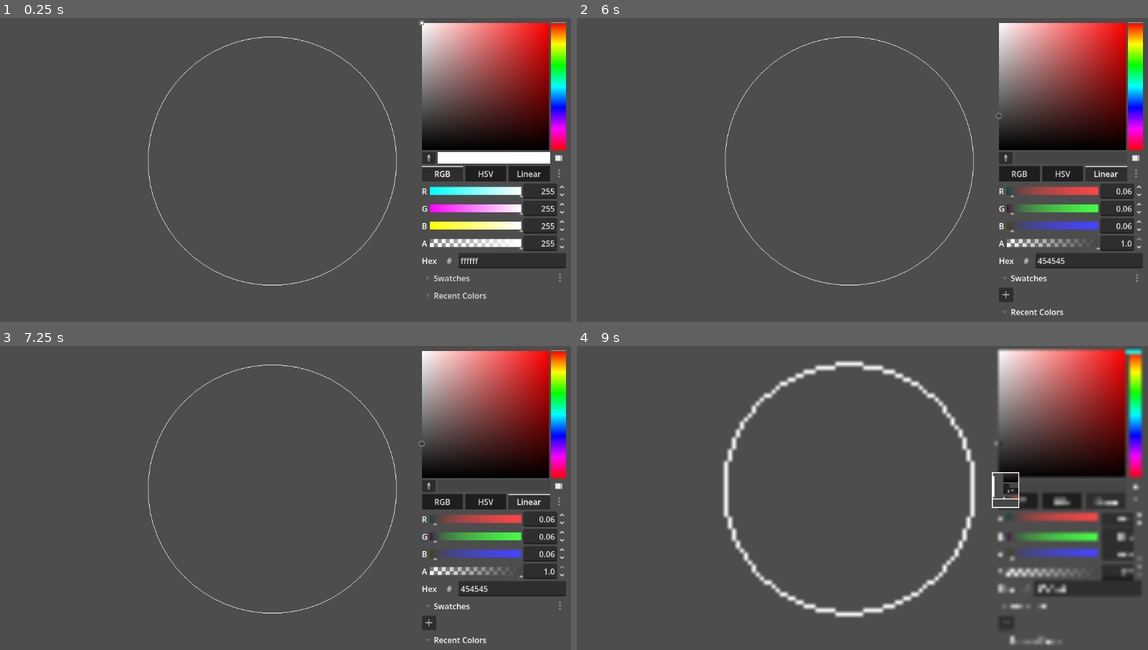
Above: before the commit, frames 1-4 (two rows, left to right).
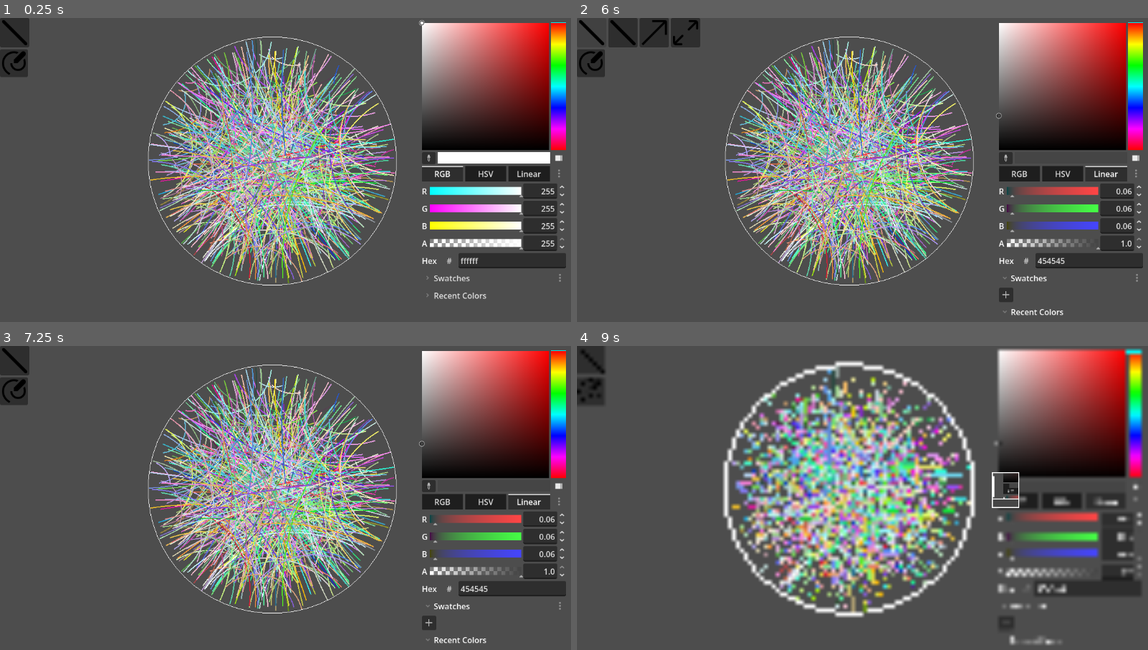
Above: after the commit, the same moments.

Repository: abalidoth/hyper-scribble
Game: Godot game, scene res://main_screen.tscn
Same seed, same stepped clock (60 frames per second), same inputs: the game is played once before the commit and once after it.
Inputs (mouse positions are in pixels of both pictures, inside the frame that each line leads up to):
- Up to frame 1 (0.25 s): no input
- Up to frame 2 (6 s): click (1005, 157) at 0.5 s; click "RGB" at 1.25 s; click "HSV" at 2 s; click "Linear" at 2.75 s; click "#" at 3.5 s; click "Swatches" at 4.25 s; click "Recent Colors" at 5 s; click (594, 33) at 5.77 s
- Up to frame 3 (7.25 s): click (45, 361) at 6.52 s
- Up to frame 4 (9 s): click (588, 391) at 7.27 s; click (622, 391) at 8.02 s; click (1005, 485) at 8.75 s

The runs differ from the first frame. In frame 1, 19% of the frame differs, in the area x 0-70%, y 0-88%; in frame 2, 20%; in frame 3, 19%; in frame 4, 21%, in the area x 0-70%, y 0-89%.

Commit message:
overload _init()

Diff:
--- a/geometry_manager.gd
+++ b/geometry_manager.gd
@@ -26,7 +26,7 @@
 
 func screen_vec_to_complex(pos: Vector2) -> MathUtils.complex:
 	var p: Vector2 = (pos - position)/screen_radius
-	return MathUtils.complex.new_complex(p.x,p.y)
+	return MathUtils.complex.new(p.x,p.y)
 
 func complex_to_screen_vec(z: MathUtils.complex) -> Vector2:
 	return z.to_vec2()*screen_radius + position
@@ -34,7 +34,7 @@
 func get_cache_complex(indices : Array[int]) -> Array[MathUtils.complex]:
 	var out : Array[MathUtils.complex] = []
 	for i in indices:
-		out.append(MathUtils.complex.new_complex(
+		out.append(MathUtils.complex.new(
 				cache_pool_r[i],
 				cache_pool_i[i]
 			))
@@ -48,9 +48,9 @@
 		var n_i = true_pool_n_i[idx]
 		var d_r = true_pool_d_r[idx]
 		var d_i = true_pool_d_i[idx]
-		var n = MathUtils.complex.new_complex(n_r, n_i)
-		var d = MathUtils.complex.new_complex(d_r, d_i)
-		var h = MathUtils.hom_complex.new_hom(n,d)
+		var n = MathUtils.complex.new(n_r, n_i)
+		var d = MathUtils.complex.new(d_r, d_i)
+		var h = MathUtils.hom_complex.new(n,d)
 		var new_h = current_view.apply_to_hom(h)
 		var new_z = new_h.eval()
 		cache_pool_r.append(new_z.real)
@@ -236,16 +236,16 @@
 func random_point() -> MathUtils.complex:
 	var theta = randf()* TAU
 	var r = sqrt(randf())
-	return MathUtils.complex.new_complex(r*cos(theta), r*sin(theta))
+	return MathUtils.complex.new(r*cos(theta), r*sin(theta))
 
 func _ready() -> void:
 	pass
-	#for i in range(20):
-		#create_segment(
-			#random_point(),
-			#random_point(),
-			#Color(sqrt(randf()),sqrt(randf()),sqrt(randf()))
-		#)
+	for i in range(500):
+		create_segment(
+			random_point(),
+			random_point(),
+			Color(sqrt(randf()),sqrt(randf()),sqrt(randf()))
+		)
 
 
 func _on_main_screen_draw_event(type: String, screen_loc: Vector2) -> void:
--- a/main_screen.tscn
+++ b/main_screen.tscn
@@ -2,6 +2,7 @@
 
 [ext_resource type="Script" uid="uid://bnknc6d04oex2" path="res://main_screen.gd" id="1_tjn2e"]
 [ext_resource type="PackedScene" uid="uid://15515o31pjxr" path="res://geometry_manager.tscn" id="2_w0p2i"]
+[ext_resource type="PackedScene" uid="uid://vmtni5lwh5x7" path="res://tool_bar.tscn" id="3_7a4el"]
 
 [node name="MainScreen" type="Node2D" unique_id=543593682]
 script = ExtResource("1_tjn2e")
@@ -23,6 +24,8 @@
 offset_bottom = 613.0
 edit_intensity = false
 
+[node name="ToolBar" parent="." unique_id=1949241864 instance=ExtResource("3_7a4el")]
+
 [connection signal="begin_pan" from="." to="GeometryManager" method="_on_main_screen_begin_pan"]
 [connection signal="cancel_pan" from="." to="GeometryManager" method="_on_main_screen_cancel_pan"]
 [connection signal="draw_event" from="." to="GeometryManager" method="_on_main_screen_draw_event"]
--- a/math-utils.gd
+++ b/math-utils.gd
@@ -4,43 +4,43 @@
 	var real: float
 	var imag: float
 
-	static func new_complex(a: float, b: float) -> complex:
-		var z = complex.new()
-		z.real = a
-		z.imag = b
-		return z
+	func _init(a:float, b:float):
+		real = a
+		imag = b
+
 
 	static func one() -> complex:
-		return new_complex(1,0)
+		return complex.new(1,0)
 
 	static func zero() -> complex:
-		return new_complex(0,0)
+		return complex.new(0,0)
 
 	func _to_string() -> String:
 		if imag >= 0:
 			return "%.3f + %.3fi"%[real, imag]
 		else:
 			return "%.3f - %.3fi"%[real, -imag]
+
 	func conj() -> complex:
-		return new_complex(real, -imag)
+		return complex.new(real, -imag)
 
 	func neg() -> complex:
-		return new_complex(-real, -imag)
+		return complex.new(-real, -imag)
 
 	func add(z: complex) -> complex:
-		return new_complex(real + z.real, imag + z.imag)
+		return complex.new(real + z.real, imag + z.imag)
 
 	func sub(z: complex) -> complex:
 		return add(z.neg())
 
 	func mul(z: complex) -> complex:
-		return new_complex(real*z.real - imag*z.imag, real*z.imag + imag*z.real)
+		return complex.new(real*z.real - imag*z.imag, real*z.imag + imag*z.real)
 
 	func norm_sqr() -> float:
 		return real*real + imag*imag
 
 	func scale(l: float) -> complex:
-		return new_complex(real*l, imag*l)
+		return complex.new(real*l, imag*l)
 
 	func div(z:complex) -> complex:
 		var n = 1/z.norm_sqr()
@@ -57,20 +57,20 @@
 	var num: complex
 	var den: complex
 
-	static func new_hom(num: complex, den:complex) -> hom_complex:
-		var h = hom_complex.new()
-		h.num = num
-		h.den = den
-		return h
+	func _init(num_: complex, den_:complex):
+		num = num_
+		den = den_
+
+
 
 	static func from_complex(z:complex) -> hom_complex:
-		return new_hom(z,complex.one())
+		return hom_complex.new(z,complex.one())
 
 	func eval() -> complex:
 		return num.div(den)
 
 	func rescale(l: complex) -> hom_complex:
-		return new_hom(num.mul(l), den.mul(l))
+		return hom_complex.new(num.mul(l), den.mul(l))
 
 class mobius:
 
@@ -79,16 +79,15 @@
 	var c: complex
 	var d: complex
 
-	static func new_mobius(a:complex, b:complex, c:complex, d:complex) -> mobius:
-		var m = mobius.new()
-		m.a = a
-		m.b = b
-		m.c = c
-		m.d = d
-		return m
+	func _init(a_:complex, b_:complex, c_:complex, d_:complex):
+		a=a_
+		b=b_
+		c=c_
+		d=d_
+
 
 	static func id() -> mobius:
-		return new_mobius(
+		return mobius.new(
 			complex.one(),
 			complex.zero(),
 			complex.zero(),
@@ -98,10 +97,10 @@
 	func _to_string() -> String:
 		return "(%s)z + (%s)\n--------\n(%s)z + (%s)"%[a,b,c,d]
 	func scale(l: complex) -> mobius:
-		return new_mobius(a.mul(l), b.mul(l), c.mul(l), d.mul(l))
+		return mobius.new(a.mul(l), b.mul(l), c.mul(l), d.mul(l))
 
 	func apply_to_hom(z:hom_complex) -> hom_complex:
-		return hom_complex.new_hom(
+		return hom_complex.new(
 			a.mul(z.num).add(b.mul(z.den)),
 			c.mul(z.num).add(d.mul(z.den))
 		)
@@ -110,10 +109,10 @@
 		return a.mul(z).add(b).div(c.mul(z).add(d))
 
 	func invert() -> mobius:
-		return new_mobius(d, b.neg(), c.neg(), a)
+		return mobius.new(d, b.neg(), c.neg(), a)
 
 	func compose(m: mobius) -> mobius:
-		return new_mobius(
+		return mobius.new(
 			a.mul(m.a).add(b.mul(m.c)),
 			a.mul(m.b).add(b.mul(m.d)),
 			c.mul(m.a).add(d.mul(m.c)),
@@ -121,7 +120,7 @@
 		)
 
 func center_translation(z:complex) -> mobius:
-	return mobius.new_mobius(complex.one(), z, z.conj(), complex.one())
+	return mobius.new(complex.one(), z, z.conj(), complex.one())
 
 func geodesic_translation(start:complex, end:complex) -> mobius:
 	var beta: complex = center_translation(start.neg()).apply_to_complex(end)
@@ -144,7 +143,7 @@
 	var center_x = (-sv*mv.real + mv.imag + su*mu.real - mu.imag) / (su - sv)
 	var center_y = su*center_x - su*mu.real + mu.imag
 
-	return complex.new_complex(center_x, center_y)
+	return complex.new(center_x, center_y)
 
 #func disk_to_screen(z: Vector2, screen_center: Vector2, radius: float):
 	#return z*radius + screen_center
--- a/tool_bar.tscn
+++ b/tool_bar.tscn
@@ -7,6 +7,8 @@
 [ext_resource type="Texture2D" uid="uid://bml2scjkr8tbm" path="res://Assets/pen-swirl.svg" id="5_feg01"]
 [ext_resource type="Texture2D" uid="uid://cgylj58xmwe3n" path="res://Assets/draw-polygon.svg" id="6_cc52e"]
 
+[sub_resource type="Theme" id="Theme_feg01"]
+
 [node name="ToolBar" type="Control" unique_id=1949241864]
 layout_mode = 3
 anchors_preset = 15
@@ -14,6 +16,7 @@
 anchor_bottom = 1.0
 grow_horizontal = 2
 grow_vertical = 2
+theme = SubResource("Theme_feg01")
 script = ExtResource("1_bdfpa")
 
 [node name="BarVBox" type="VBoxContainer" parent="." unique_id=418330615]
